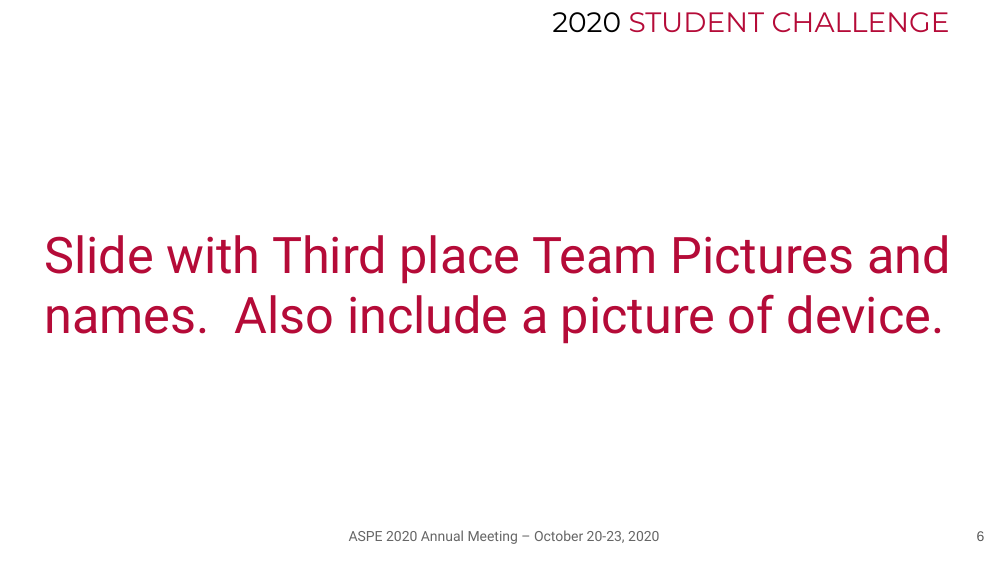
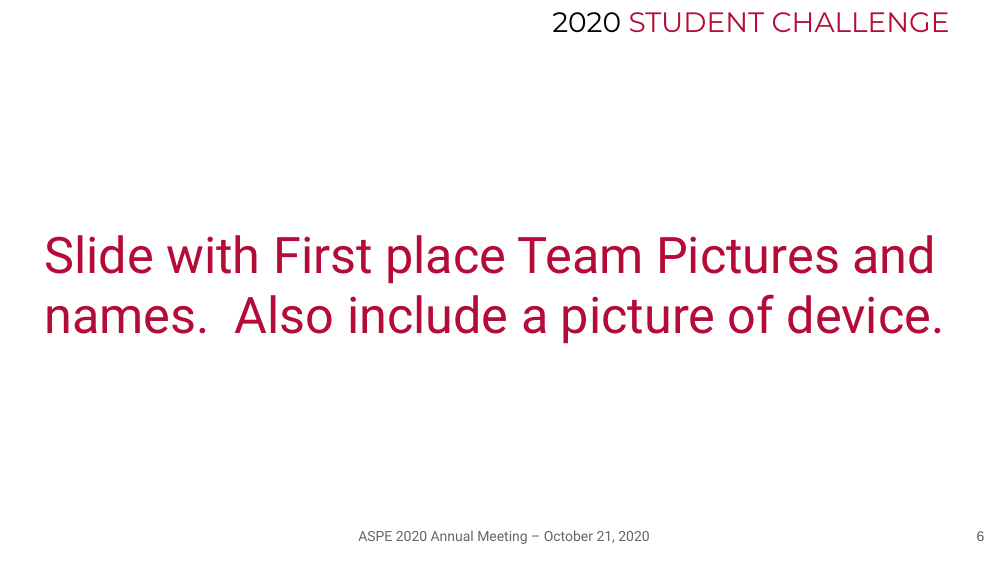
Before and after one commit to ASPE-student-challenge/2020, a slide deck: slide 6 of 2020 ASPE Recognitions...pptx. Drawn at 1008x567 pixels with LibreOffice and Linux fonts; fonts in the diff are those of the drawing; background and template pictures are left out. Boxes give left, top, right and bottom in pixels: in the first picture for what was removed or moved away, otherwise in the second. Text is boxed around its words. In the diff, an @@ line names an element or a change of style, - is before the commit and + after.

Commit message:
Update 2020 ASPE Recognitions...pptx
added two slides for recruting...

```diff
--- a/2020 ASPE Recognitions...pptx
+++ b/2020 ASPE Recognitions...pptx
@@ title at (x1=44, y1=235, x2=945, y2=344): text changed @@
-Slide with Third place Team Pictures and names. Also include a picture of device.
+Slide with First place Team Pictures and names. Also include a picture of device.
@@ text at (x1=358, y1=530, x2=649, y2=544): text changed @@
-ASPE 2020 Annual Meeting – October 20-23, 2020
+ASPE 2020 Annual Meeting – October 21, 2020
```
Also in this commit, not shown: 7 other slides changed, 2 slides added.
